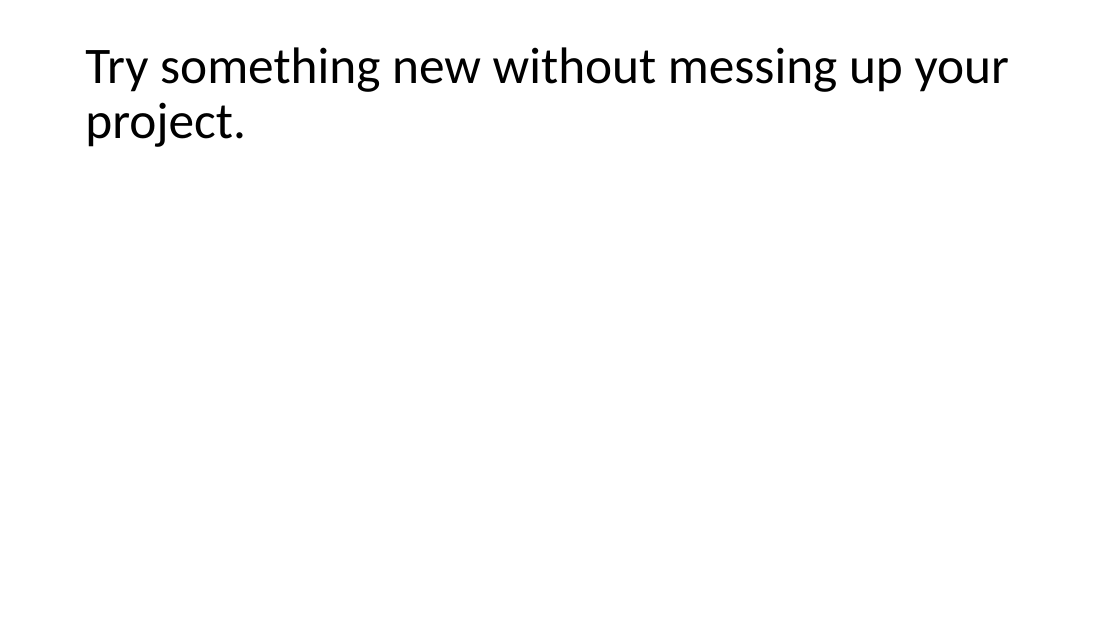
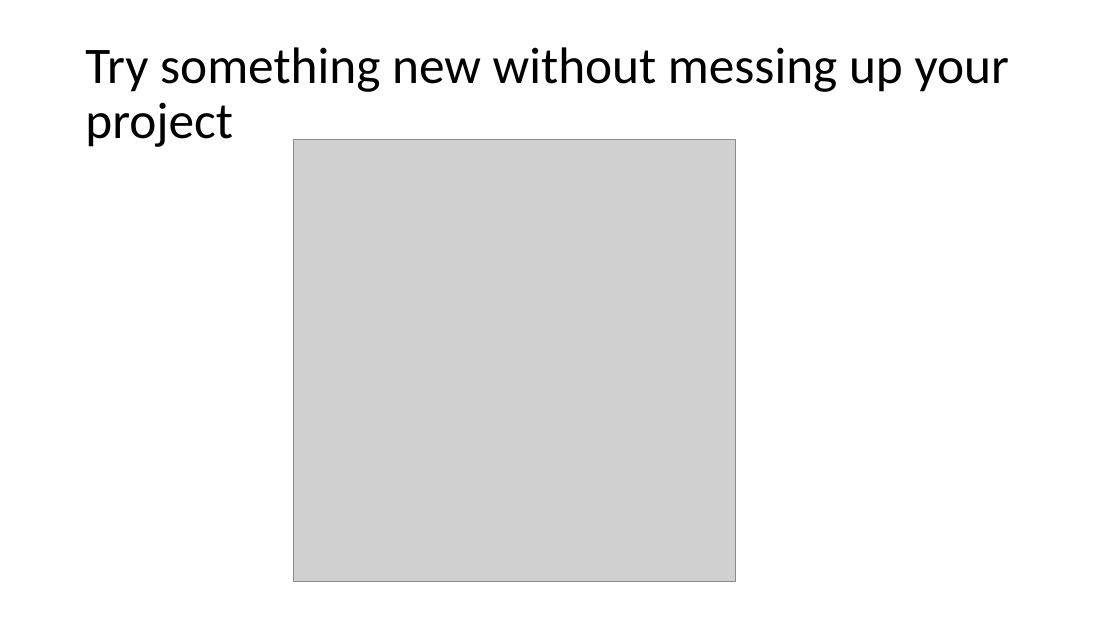
Before and after one commit to ReproducibleQM/n_commandments, a slide deck: slide 11 of pres_deck.pptx (slide 22 before the commit). Drawn at 1120x630 pixels with LibreOffice and Linux fonts; fonts in the diff are those of the drawing; grey boxes stand for pictures. Boxes give left, top, right and bottom in pixels: in the first picture for what was removed or moved away, otherwise in the second. Text is boxed around its words. In the diff, an @@ line names an element or a change of style, - is before the commit and + after.

```diff
--- a/pres_deck.pptx
+++ b/pres_deck.pptx
@@ title at (x1=85, y1=47, x2=1009, y2=147): text changed @@
-Try something new without messing up your project.
+Try something new without messing up your project
@@ picture added at (x1=293, y1=139, x2=736, y2=582) @@
```
Also in this commit, not shown: 6 other slides changed, 2 slides added, 14 slides removed.
